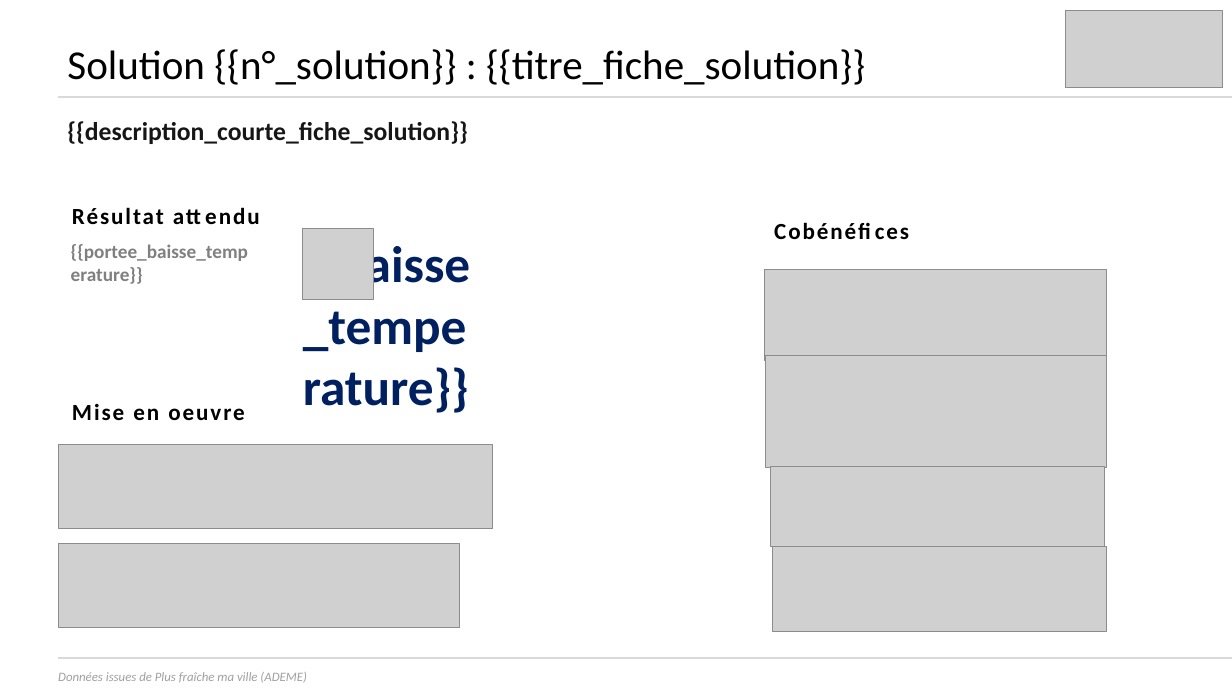
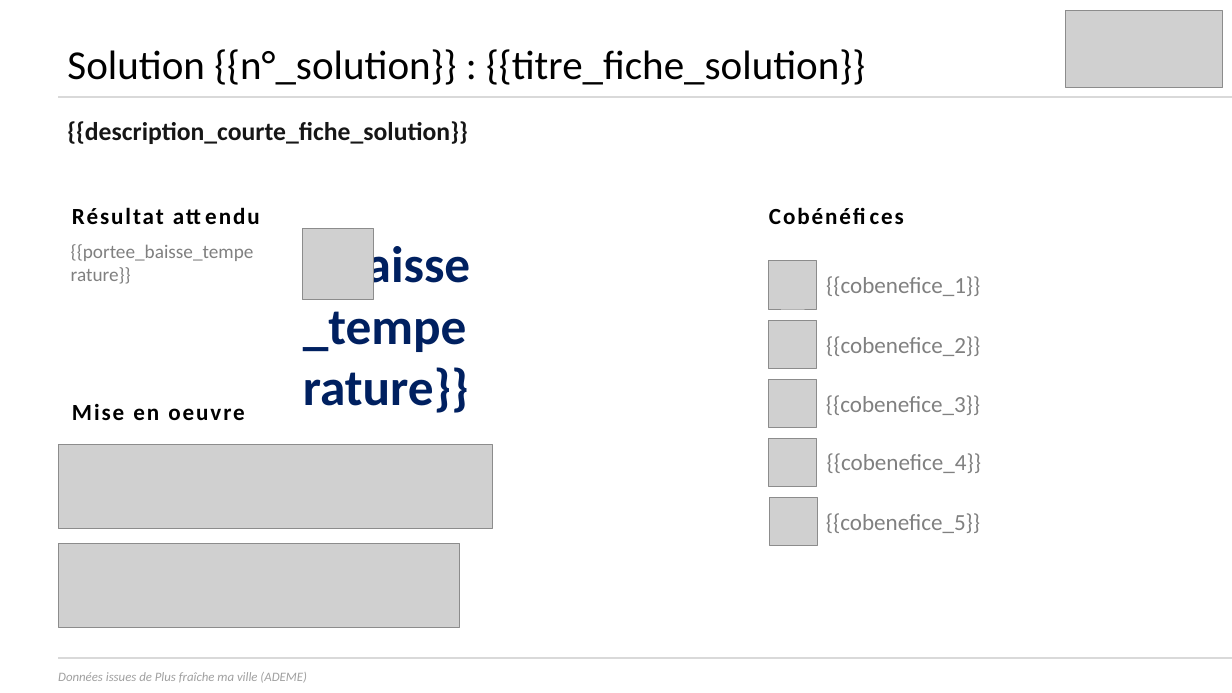
Before and after one commit to incubateur-ademe/plusfraichemaville-site, a slide deck: slide 3 of public/templates/template_synthese_projet.pptx. Drawn at 1232x693 pixels with LibreOffice and Linux fonts; fonts in the diff are those of the drawing; grey boxes stand for pictures. Boxes give left, top, right and bottom in pixels: in the first picture for what was removed or moved away, otherwise in the second. Text is boxed around its words. In the diff, an @@ line names an element or a change of style, - is before the commit and + after.

Commit message:
feat: page des fiches solutions : cobenefices

```diff
--- a/public/templates/template_synthese_projet.pptx
+++ b/public/templates/template_synthese_projet.pptx
@@ text "Cobénéfices": place and size @@
-text "Cobénéfices" at [775, 215, 999, 245]
+text "Cobénéfices" at [769, 201, 994, 230]
@@ text "{{portee_baisse_temperature}}" at [71, 244, 254, 261]: bold off @@
@@ picture added at [769, 261, 817, 309] @@
@@ picture removed at [764, 270, 1107, 361] @@
@@ text added at [826, 276, 980, 296], 18 pt, text #808080 @@
+{{cobenefice_1}}
@@ picture added at [769, 320, 817, 368] @@
@@ picture removed at [766, 356, 1107, 468] @@
@@ text added at [826, 336, 980, 356], 18 pt, text #808080 @@
+{{cobenefice_2}}
@@ picture added at [769, 379, 817, 427] @@
@@ text added at [826, 395, 980, 415], 18 pt, text #808080 @@
+{{cobenefice_3}}
@@ picture added at [769, 438, 817, 486] @@
@@ picture removed at [771, 467, 1104, 546] @@
@@ text added at [827, 453, 981, 473], 18 pt, text #808080 @@
+{{cobenefice_4}}
@@ picture added at [770, 497, 818, 545] @@
@@ text added at [826, 513, 980, 533], 18 pt, text #808080 @@
+{{cobenefice_5}}
@@ picture removed at [773, 546, 1106, 631] @@
```
Also in this commit, not shown: 3 other files.
